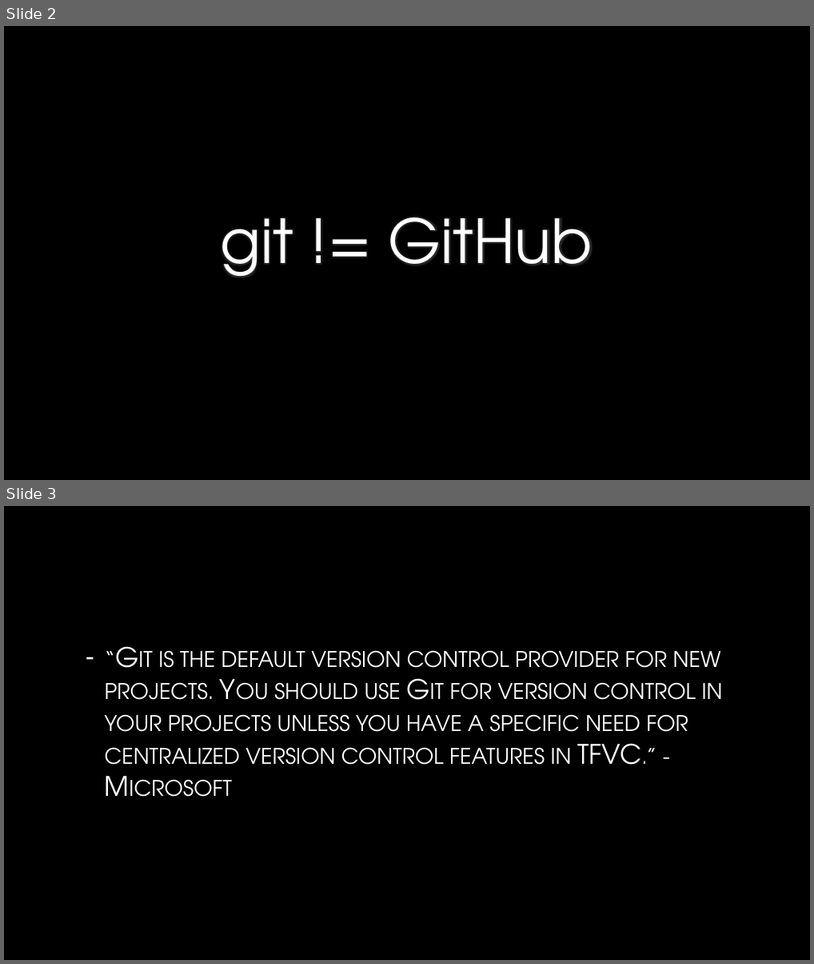
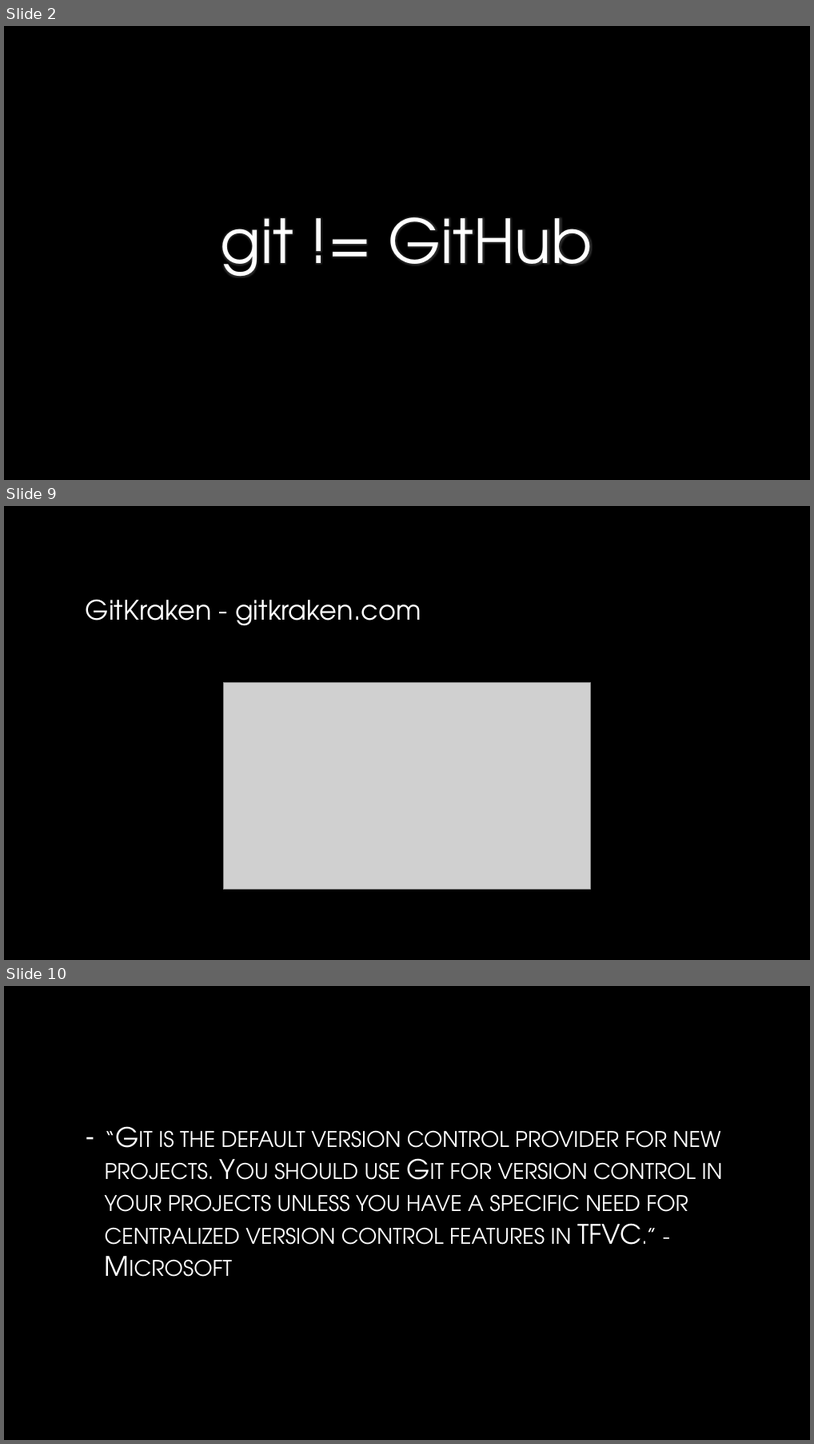
Before and after one commit to hagronnestad/gitvstfs, a slide deck: GIT vs TFS.pptx. Shown one above the other, each under a label of ours: slides 2 and 3 before the commit, slides 2, 9 and 10 after it; the slides between them are not shown. The pictures are 814x964 and 814x1444 pixels, drawn with LibreOffice and Linux fonts; fonts in the diff are those of the drawing; grey boxes stand for pictures; background and template pictures are left out. Boxes give left, top, right and bottom in pixels: in the first picture for what was removed or moved away, otherwise in the second. Text is boxed around its words. In the diff, an @@ line names an element or a change of style, - is before the commit and + after.

```diff
--- a/GIT vs TFS.pptx
+++ b/GIT vs TFS.pptx
@@ slide 9 added at (x1=4, y1=506, x2=810, y2=960), background picture (left out) @@
@@ title added at (x1=86, y1=599, x2=421, y2=626), 32 pt, text gradient #FFFFFF to #A6A6A6 @@
+GitKraken - gitkraken.com
@@ picture added at (x1=223, y1=683, x2=591, y2=889) @@
@@ what was slide 3 is now slide 10 @@
```
Also in this commit, not shown: 1 slide changed, 6 other slides added.
